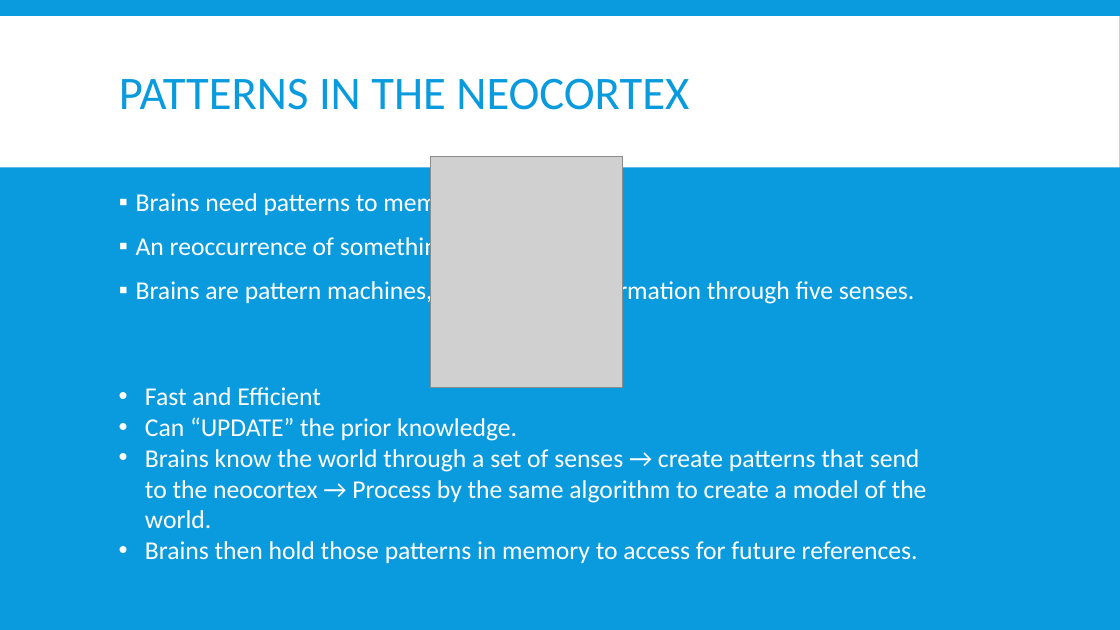
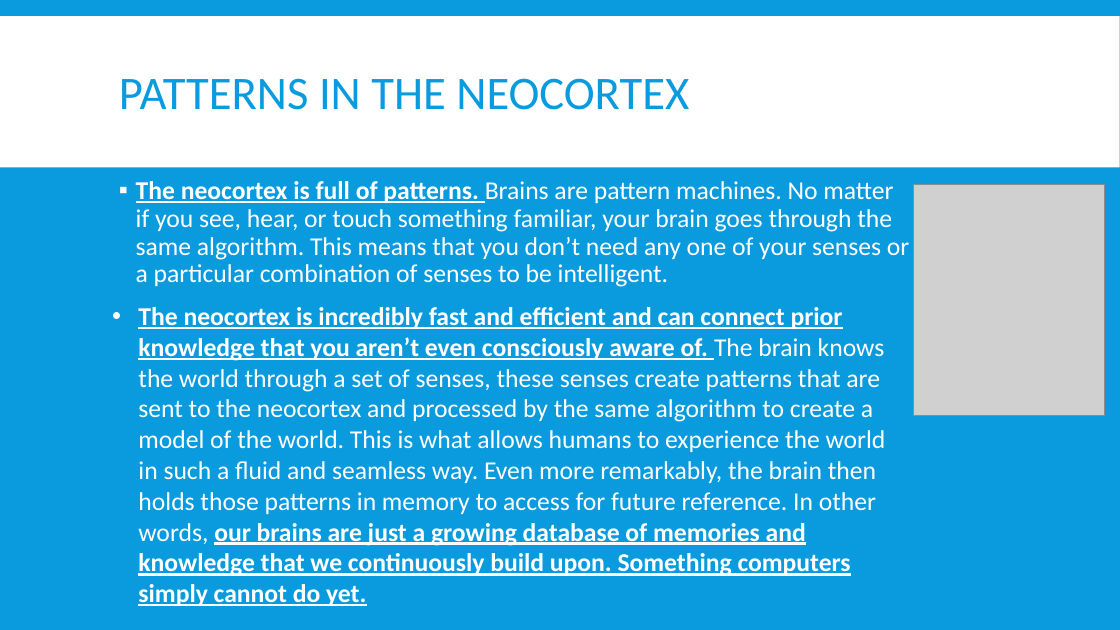
Before and after one commit to MetaKt/WHU, a slide deck: slide 5 of AI/Understanding Human Intelligence.pptx (slide 6 before the commit). Drawn at 1120x630 pixels with LibreOffice and Linux fonts; fonts in the diff are those of the drawing; grey boxes stand for pictures. Boxes give left, top, right and bottom in pixels: in the first picture for what was removed or moved away, otherwise in the second. Text is boxed around its words. In the diff, an @@ line names an element or a change of style, - is before the commit and + after.

```diff
--- a/AI/Understanding Human Intelligence.pptx
+++ b/AI/Understanding Human Intelligence.pptx
@@ text at bbox=[136, 181, 909, 287]: text changed @@
-▪ Brains need patterns to memorize an event.
-▪ An reoccurrence of something.
-▪ Brains are pattern machines, receiving the information through five senses.
+▪ The neocortex is full of patterns. Brains are pattern machines. No matter if you see, hear, or touch something familiar, your brain goes through the same algorithm. This means that you don’t need any one of your senses or a particular combination of senses to be intelligent.
@@ picture: place and size @@
-picture at bbox=[431, 156, 623, 387]
+picture at bbox=[914, 185, 1106, 416]
@@ text at bbox=[138, 307, 886, 606]: text changed @@
-• Fast and Efficient
-• Can “UPDATE” the prior knowledge.
-• Brains know the world through a set of senses → create patterns that send to the neocortex → Process by the same algorithm to create a model of the world.
-• Brains then hold those patterns in memory to access for future references.
+• The neocortex is incredibly fast and efficient and can connect prior knowledge that you aren’t even consciously aware of. The brain knows the world through a set of senses, these senses create patterns that are sent to the neocortex and processed by the same algorithm to create a model of the world. This is what allows humans to experience the world in such a fluid and seamless way. Even more remarkably, the brain then holds those patterns in memory to access for future reference. In other words, our brains are just a growing database of memories and knowledge that we continuously build upon. Something computers simply cannot do yet.
```
Also in this commit, not shown: 4 other slides changed, 1 slide added, 2 slides removed.
